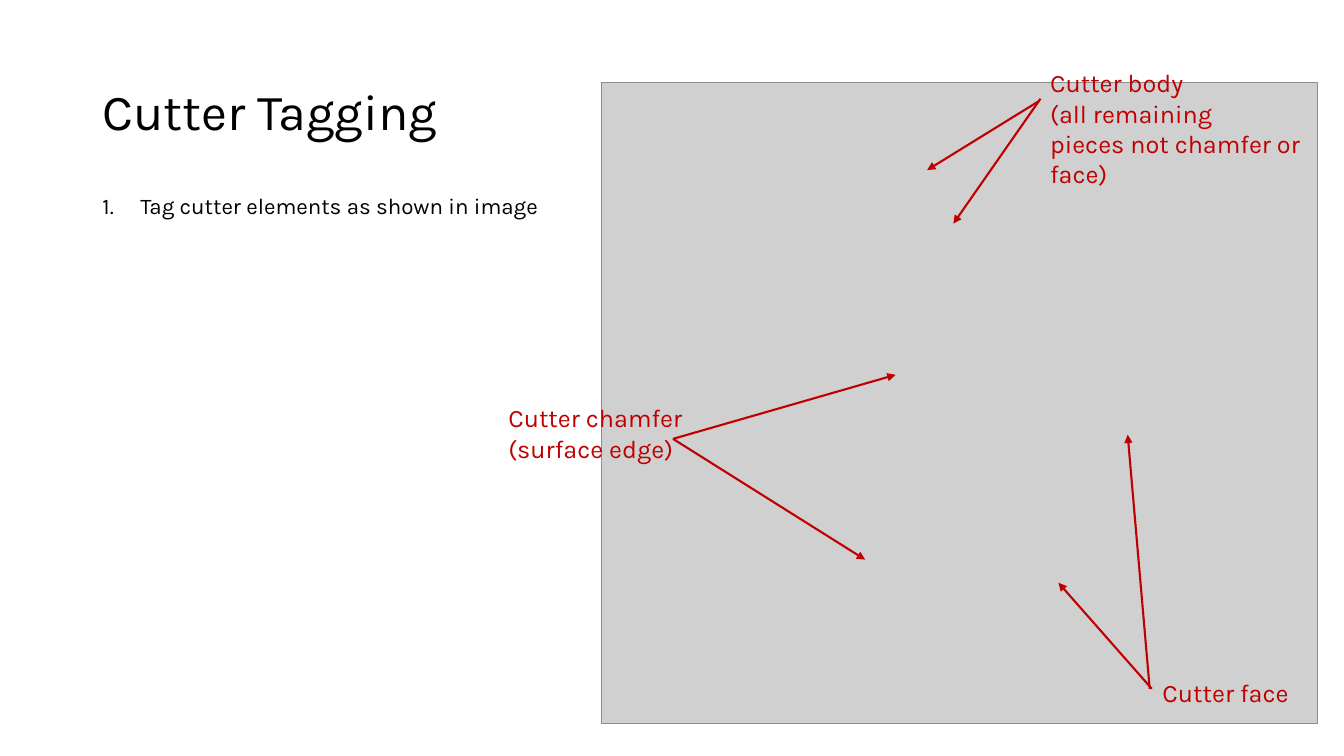
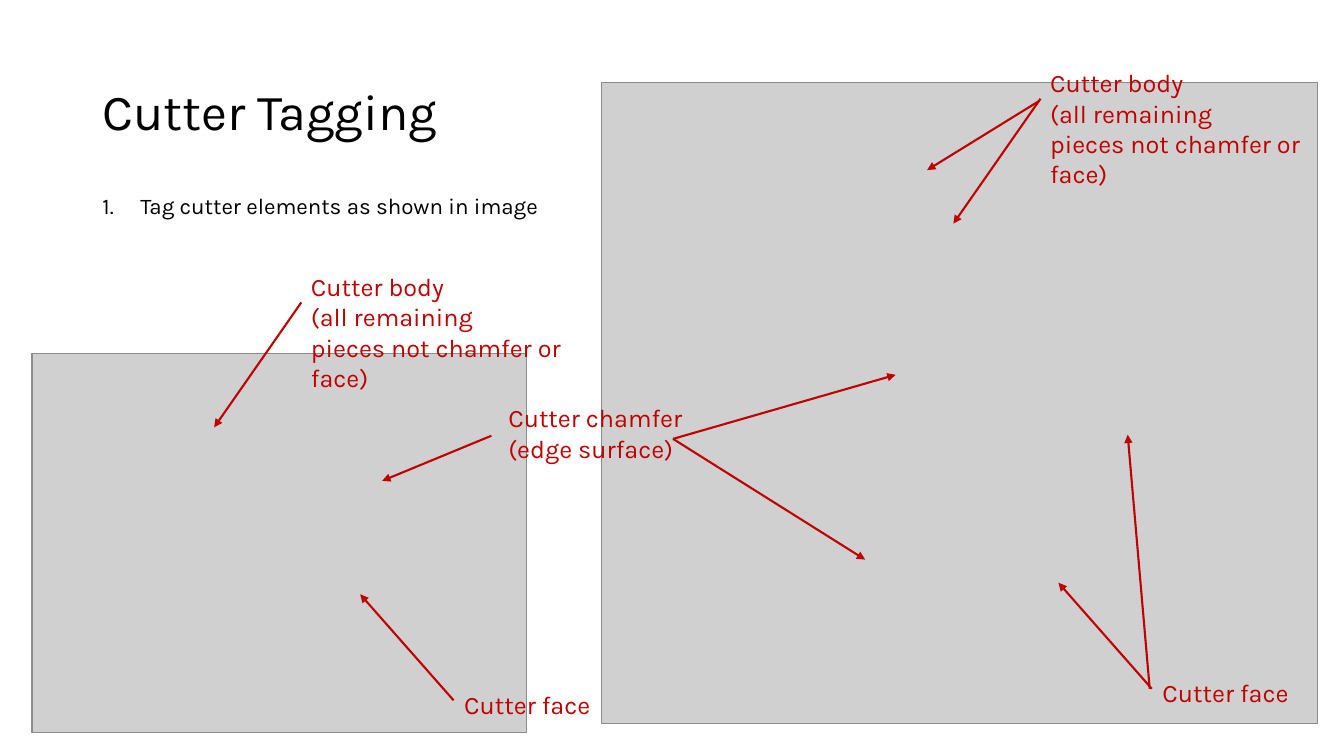
Before and after one commit to justinjones013/CNPC-Resources, a slide deck: slide 11 of Creo CSYS Methodology.pptx. Drawn at 1344x756 pixels with LibreOffice and Linux fonts; fonts in the diff are those of the drawing; grey boxes stand for pictures. Boxes give left, top, right and bottom in pixels: in the first picture for what was removed or moved away, otherwise in the second. Text is boxed around its words. In the diff, an @@ line names an element or a change of style, - is before the commit and + after.

```diff
--- a/Creo CSYS Methodology.pptx
+++ b/Creo CSYS Methodology.pptx
@@ text added at (311, 278, 561, 390), 18 pt, text #C00000 @@
+Cutter body
+(all remaining pieces not chamfer or face)
@@ arrow added from (301, 302) to (214, 427), #C00000 1.5 pt @@
@@ picture added at (32, 354, 527, 733) @@
@@ text at (508, 405, 682, 464): text changed @@
-Cutter chamfer (surface edge)
+Cutter chamfer (edge surface)
@@ arrow added from (492, 436) to (382, 481), #C00000 1.5 pt @@
@@ arrow added from (454, 701) to (360, 595), #C00000 1.5 pt @@
@@ text added at (464, 691, 590, 720), 18 pt, text #C00000 @@
+Cutter face
```
